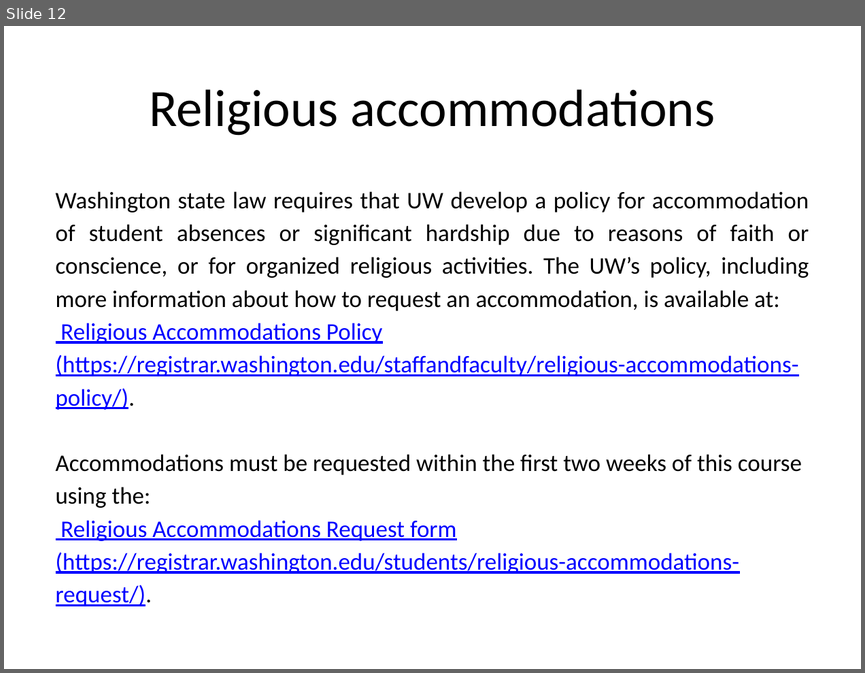
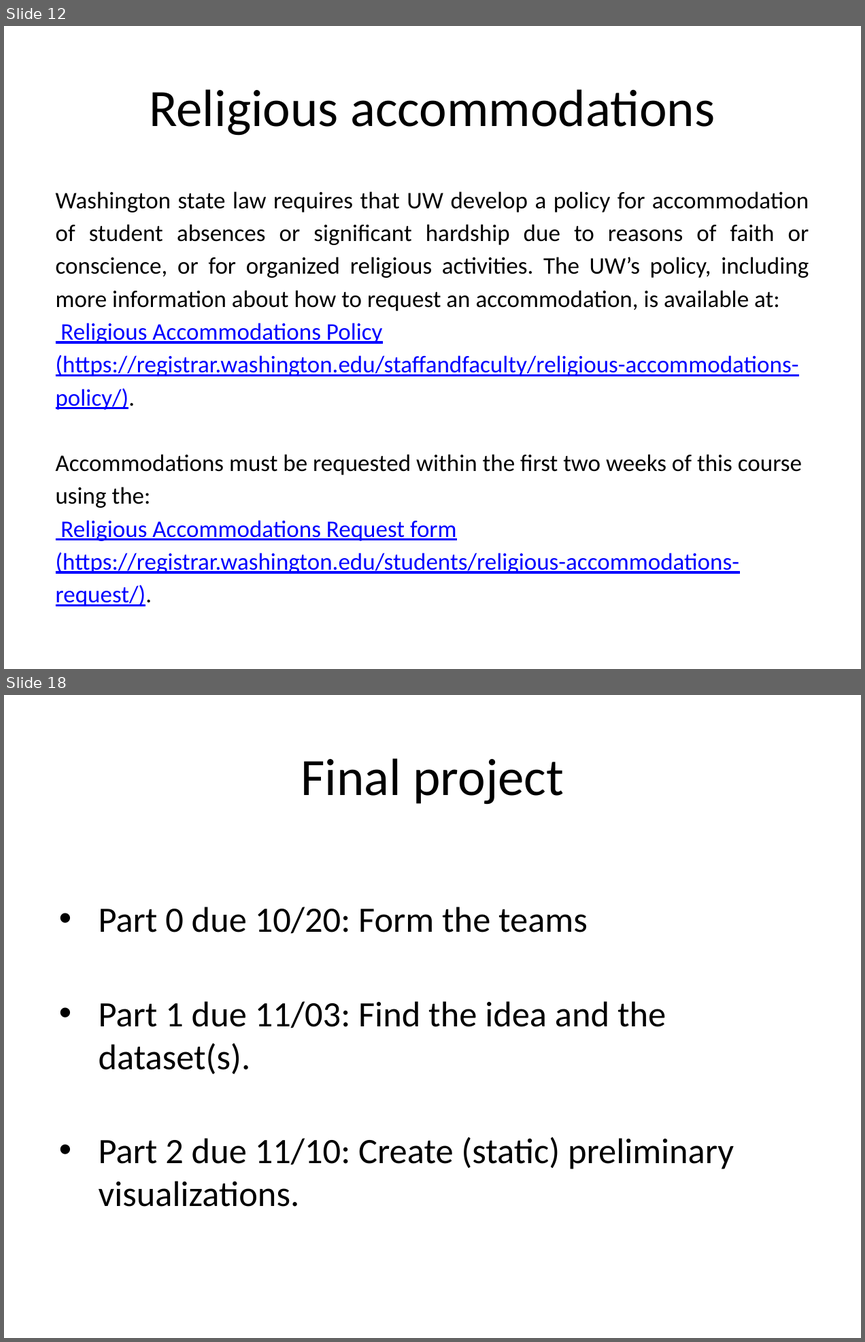
Before and after one commit to ArianeDucellier/data_visualization_R, a slide deck: lectures/Introduction.pptx. Shown one above the other, each under a label of ours: slide 12 before the commit, slides 12 and 18 after it; the slides between them are not shown. The pictures are 865x673 and 865x1342 pixels, drawn with LibreOffice and Linux fonts; fonts in the diff are those of the drawing. Boxes give left, top, right and bottom in pixels: in the first picture for what was removed or moved away, otherwise in the second. Text is boxed around its words. In the diff, an @@ line names an element or a change of style, - is before the commit and + after.

```diff
--- a/lectures/Introduction.pptx
+++ b/lectures/Introduction.pptx
@@ slide 18 added at (4, 695, 861, 1338), background #FFFFFF @@
@@ title added at (300, 758, 563, 804), 44 pt, text #000000 @@
+Final project
@@ text added at (99, 906, 734, 1206), 30 pt, text #000000 @@
+• Part 0 due 10/20: Form the teams
+• Part 1 due 11/03: Find the idea and the dataset(s).
+• Part 2 due 11/10: Create (static) preliminary visualizations.
```
Also in this commit, not shown: 11 slides changed, 45 other files.
